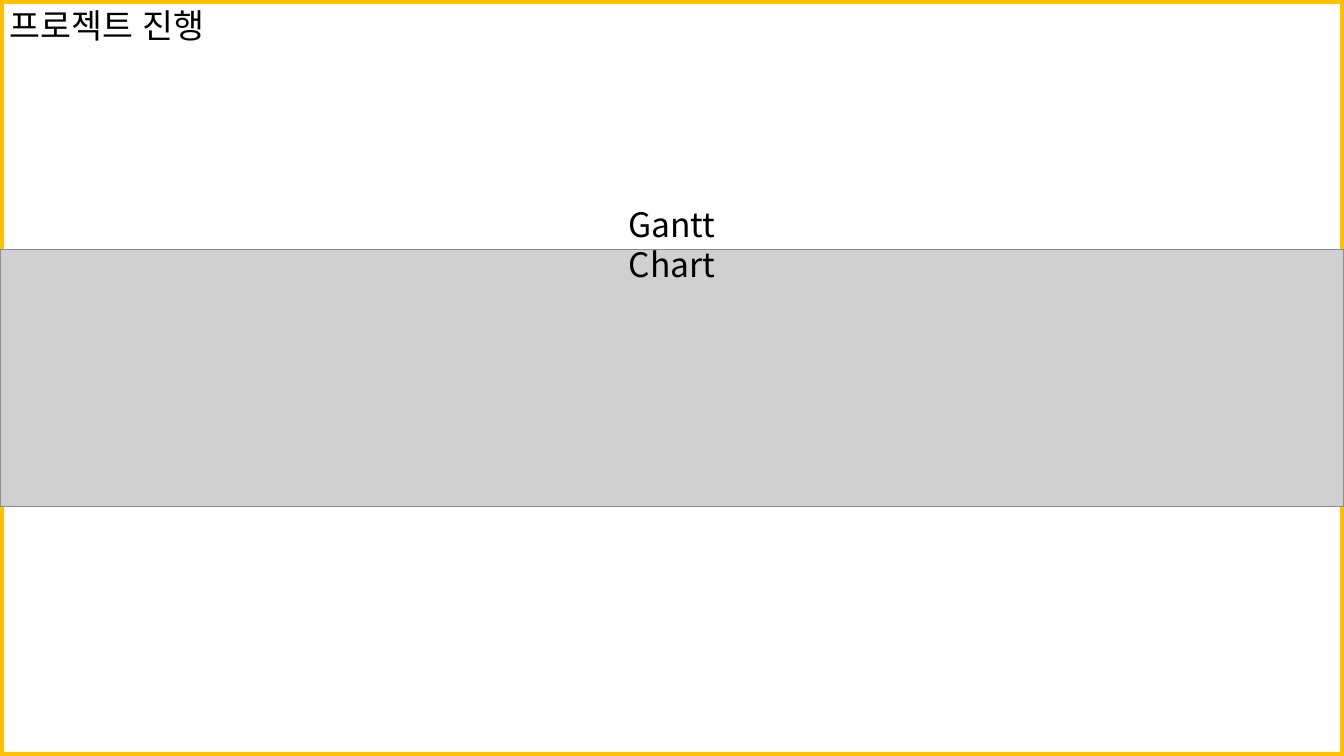
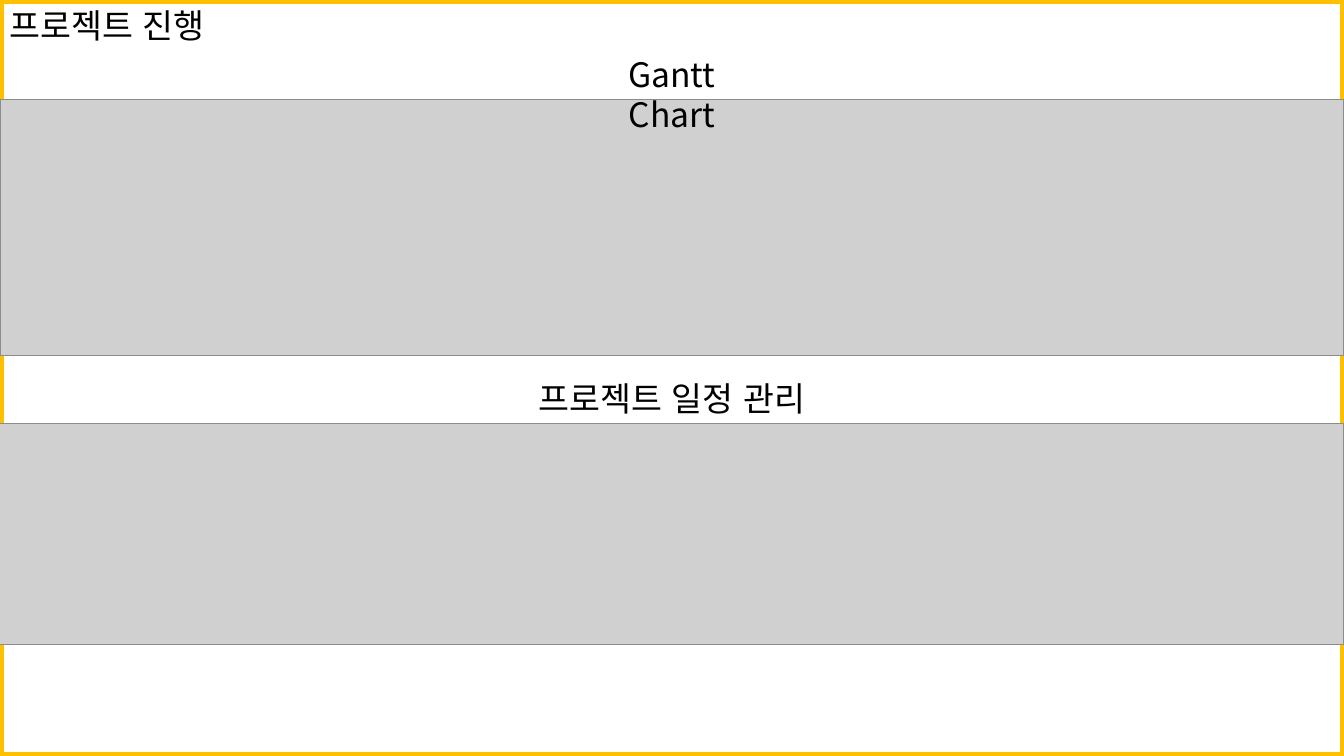
Before and after one commit to 909ma/ATM-System-using-by-C-Language, a slide deck: slide 10 of 기타/발표 자료/메인 발표 시트(양식 이대로 안 합니다, 빨리 짠다고 진짜 골자만 짠 거에요. 그냥 텍스트만 보시고 이렇게 있구나 하시면 도비니다).pptx. Drawn at 1344x756 pixels with LibreOffice and Linux fonts; fonts in the diff are those of the drawing; grey boxes stand for pictures. Boxes give left, top, right and bottom in pixels: in the first picture for what was removed or moved away, otherwise in the second. Text is boxed around its words. In the diff, an @@ line names an element or a change of style, - is before the commit and + after.

```diff
--- a/기타/발표 자료/메인 발표 시트(양식 이대로 안 합니다, 빨리 짠다고 진짜 골자만 짠 거에요. 그냥 텍스트만 보시고 이렇게 있구나 하시면 도비니다).pptx
+++ b/기타/발표 자료/메인 발표 시트(양식 이대로 안 합니다, 빨리 짠다고 진짜 골자만 짠 거에요. 그냥 텍스트만 보시고 이렇게 있구나 하시면 도비니다).pptx
@@ text "Gantt Chart": place and size @@
-text "Gantt Chart" at [628, 212, 715, 278]
+text "Gantt Chart" at [628, 62, 715, 128]
@@ picture: place and size @@
-picture at [0, 250, 1344, 506]
+picture at [0, 100, 1344, 356]
@@ text added at [539, 383, 805, 414], 24 pt, text #000000 @@
+프로젝트 일정 관리
@@ picture added at [0, 424, 1344, 645] @@
```
